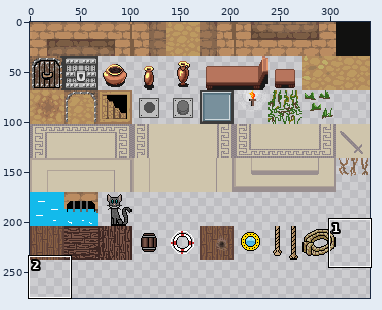
A sprite sheet gets an edit: assets/tilemaps/tilemap2.png. Above: a wide view before the commit, with the close-up outlined.
Close-up. Earlier state:
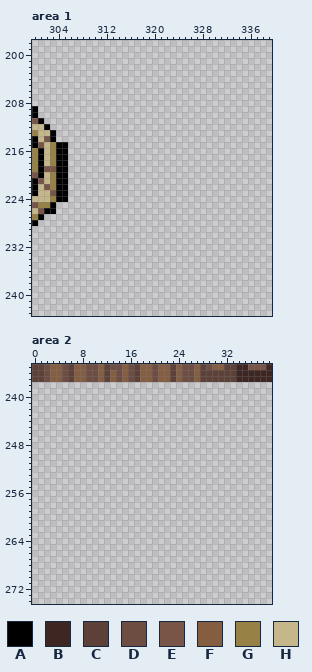
The file is 340x340 pixels. Pixels under 10% opacity are left out. Colours within 5 levels of each other are drawn and written as one. Shown: area 1: x 300..339, y 198..243; area 2: x 0..39, y 235..274. The wide view leaves out empty margins.
Palette (. is transparent): A #000000  B #3e2723  C #5d4037  D #6d4c41  E #795548  F #855e42  G #978145  H #c5b78a
Pixels before, area 1, first column x 300:
209 A.....
210 A.....
211 EA....
212 HHA...
213 GHHA..
214 AHEA..
215 AEHGAA
216 GAHGAA
217 GAHGAA
218 GAHGAA
219 GAEEAA
220 EAHGAA
221 AEHGAA
222 AHEGAA
223 AHHEAA
224 HHHGAA
225 EGGA..
226 HEAA..
227 GA....
228 A.....
Pixels before, area 2, first column x 0:
235 CCDFFDCFFDDFCDDFDCFFDFFCFDDFCDFFCCBBEEEB
236 CCDFFDCFFDDFCFDFDCFFDFFCFDDFCCCCCCBBBBBB
237 CCDFFDCFFDDFCFDFDCFFDFFCFDDFCCCCCCBBBBBB
The result:
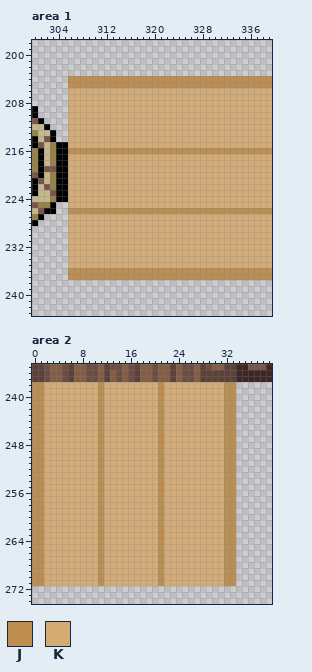
Colours new in this view: J #bd8e4f  K #d5ab74
Changes in this commit:
Changed rows in their new state; - is an unchanged pixel.
Area 1:
first column x 306:
204 JJJJJJJJJJJJJJJJJJJJJJJJJJJJJJJJJJ
205 JJJJJJJJJJJJJJJJJJJJJJJJJJJJJJJJJJ
206 KKKKKKKKKKKKKKKKKKKKKKKKKKKKKKKKKK
207 KKKKKKKKKKKKKKKKKKKKKKKKKKKKKKKKKK
208 KKKKKKKKKKKKKKKKKKKKKKKKKKKKKKKKKK
209 KKKKKKKKKKKKKKKKKKKKKKKKKKKKKKKKKK
210 KKKKKKKKKKKKKKKKKKKKKKKKKKKKKKKKKK
211 KKKKKKKKKKKKKKKKKKKKKKKKKKKKKKKKKK
212 KKKKKKKKKKKKKKKKKKKKKKKKKKKKKKKKKK
213 KKKKKKKKKKKKKKKKKKKKKKKKKKKKKKKKKK
214 KKKKKKKKKKKKKKKKKKKKKKKKKKKKKKKKKK
215 KKKKKKKKKKKKKKKKKKKKKKKKKKKKKKKKKK
216 JJJJJJJJJJJJJJJJJJJJJJJJJJJJJJJJJJ
217 KKKKKKKKKKKKKKKKKKKKKKKKKKKKKKKKKK
218 KKKKKKKKKKKKKKKKKKKKKKKKKKKKKKKKKK
219 KKKKKKKKKKKKKKKKKKKKKKKKKKKKKKKKKK
220 KKKKKKKKKKKKKKKKKKKKKKKKKKKKKKKKKK
221 KKKKKKKKKKKKKKKKKKKKKKKKKKKKKKKKKK
222 KKKKKKKKKKKKKKKKKKKKKKKKKKKKKKKKKK
223 KKKKKKKKKKKKKKKKKKKKKKKKKKKKKKKKKK
224 KKKKKKKKKKKKKKKKKKKKKKKKKKKKKKKKKK
225 KKKKKKKKKKKKKKKKKKKKKKKKKKKKKKKKKK
226 JJJJJJJJJJJJJJJJJJJJJJJJJJJJJJJJJJ
227 KKKKKKKKKKKKKKKKKKKKKKKKKKKKKKKKKK
228 KKKKKKKKKKKKKKKKKKKKKKKKKKKKKKKKKK
229 KKKKKKKKKKKKKKKKKKKKKKKKKKKKKKKKKK
230 KKKKKKKKKKKKKKKKKKKKKKKKKKKKKKKKKK
231 KKKKKKKKKKKKKKKKKKKKKKKKKKKKKKKKKK
232 KKKKKKKKKKKKKKKKKKKKKKKKKKKKKKKKKK
233 KKKKKKKKKKKKKKKKKKKKKKKKKKKKKKKKKK
234 KKKKKKKKKKKKKKKKKKKKKKKKKKKKKKKKKK
235 KKKKKKKKKKKKKKKKKKKKKKKKKKKKKKKKKK
236 JJJJJJJJJJJJJJJJJJJJJJJJJJJJJJJJJJ
237 JJJJJJJJJJJJJJJJJJJJJJJJJJJJJJJJJJ
Area 2:
first column x 0:
238 JJKKKKKKKKKJKKKKKKKKKJKKKKKKKKKKJJ
239 JJKKKKKKKKKJKKKKKKKKKJKKKKKKKKKKJJ
240 JJKKKKKKKKKJKKKKKKKKKJKKKKKKKKKKJJ
241 JJKKKKKKKKKJKKKKKKKKKJKKKKKKKKKKJJ
242 JJKKKKKKKKKJKKKKKKKKKJKKKKKKKKKKJJ
243 JJKKKKKKKKKJKKKKKKKKKJKKKKKKKKKKJJ
244 JJKKKKKKKKKJKKKKKKKKKJKKKKKKKKKKJJ
245 JJKKKKKKKKKJKKKKKKKKKJKKKKKKKKKKJJ
246 JJKKKKKKKKKJKKKKKKKKKJKKKKKKKKKKJJ
247 JJKKKKKKKKKJKKKKKKKKKJKKKKKKKKKKJJ
248 JJKKKKKKKKKJKKKKKKKKKJKKKKKKKKKKJJ
249 JJKKKKKKKKKJKKKKKKKKKJKKKKKKKKKKJJ
250 JJKKKKKKKKKJKKKKKKKKKJKKKKKKKKKKJJ
251 JJKKKKKKKKKJKKKKKKKKKJKKKKKKKKKKJJ
252 JJKKKKKKKKKJKKKKKKKKKJKKKKKKKKKKJJ
253 JJKKKKKKKKKJKKKKKKKKKJKKKKKKKKKKJJ
254 JJKKKKKKKKKJKKKKKKKKKJKKKKKKKKKKJJ
255 JJKKKKKKKKKJKKKKKKKKKJKKKKKKKKKKJJ
256 JJKKKKKKKKKJKKKKKKKKKJKKKKKKKKKKJJ
257 JJKKKKKKKKKJKKKKKKKKKJKKKKKKKKKKJJ
258 JJKKKKKKKKKJKKKKKKKKKJKKKKKKKKKKJJ
259 JJKKKKKKKKKJKKKKKKKKKJKKKKKKKKKKJJ
260 JJKKKKKKKKKJKKKKKKKKKJKKKKKKKKKKJJ
261 JJKKKKKKKKKJKKKKKKKKKJKKKKKKKKKKJJ
262 JJKKKKKKKKKJKKKKKKKKKJKKKKKKKKKKJJ
263 JJKKKKKKKKKJKKKKKKKKKJKKKKKKKKKKJJ
264 JJKKKKKKKKKJKKKKKKKKKJKKKKKKKKKKJJ
265 JJKKKKKKKKKJKKKKKKKKKJKKKKKKKKKKJJ
266 JJKKKKKKKKKJKKKKKKKKKJKKKKKKKKKKJJ
267 JJKKKKKKKKKJKKKKKKKKKJKKKKKKKKKKJJ
268 JJKKKKKKKKKJKKKKKKKKKJKKKKKKKKKKJJ
269 JJKKKKKKKKKJKKKKKKKKKJKKKKKKKKKKJJ
270 JJKKKKKKKKKJKKKKKKKKKJKKKKKKKKKKJJ
271 JJKKKKKKKKKJKKKKKKKKKJKKKKKKKKKKJJ
Changed places in both close-ups, as pixel boxes (x1, y1, x2, y2):
added: (68, 76, 272, 280)
added: (32, 382, 236, 586)
